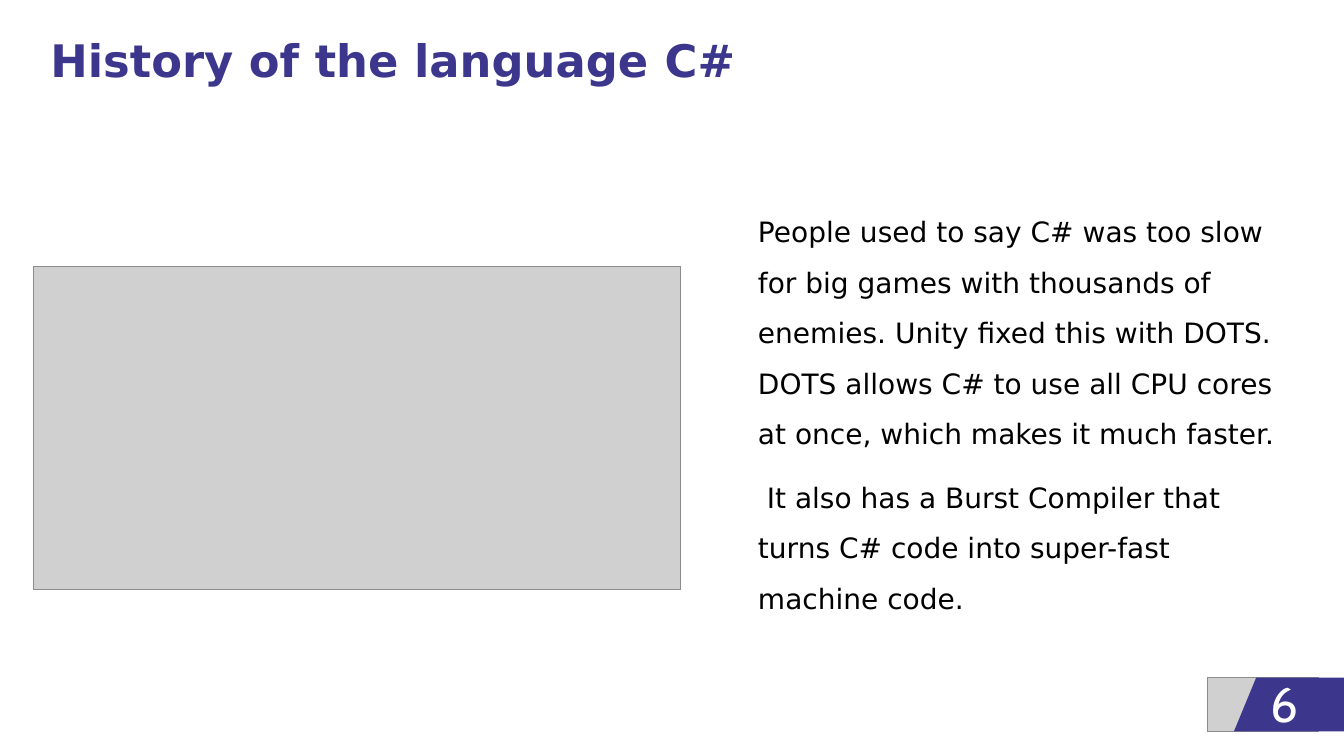
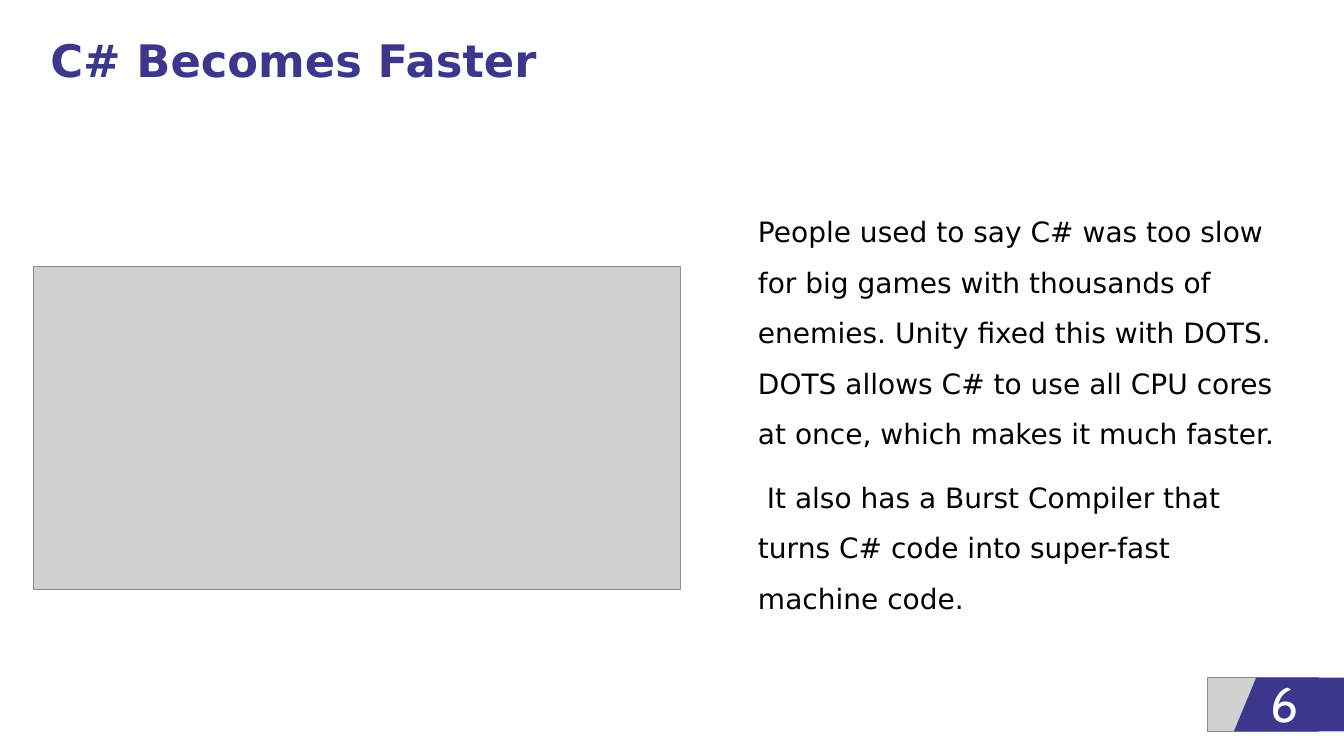
Before and after one commit to Lion120454/StudiesHUB, a slide deck: slide 6 of M1 Course/ENG/C# as a Game Development Language.pptx. Drawn at 1344x756 pixels with LibreOffice and Linux fonts; fonts in the diff are those of the drawing; grey boxes stand for pictures; background and template pictures are left out. Boxes give left, top, right and bottom in pixels: in the first picture for what was removed or moved away, otherwise in the second. Text is boxed around its words. In the diff, an @@ line names an element or a change of style, - is before the commit and + after.

```diff
--- a/M1 Course/ENG/C# as a Game Development Language.pptx
+++ b/M1 Course/ENG/C# as a Game Development Language.pptx
@@ title at [50,43,537,78]: text changed @@
-History of the language C#
+C# Becomes Faster
```
Also in this commit, not shown: 1 other file.
